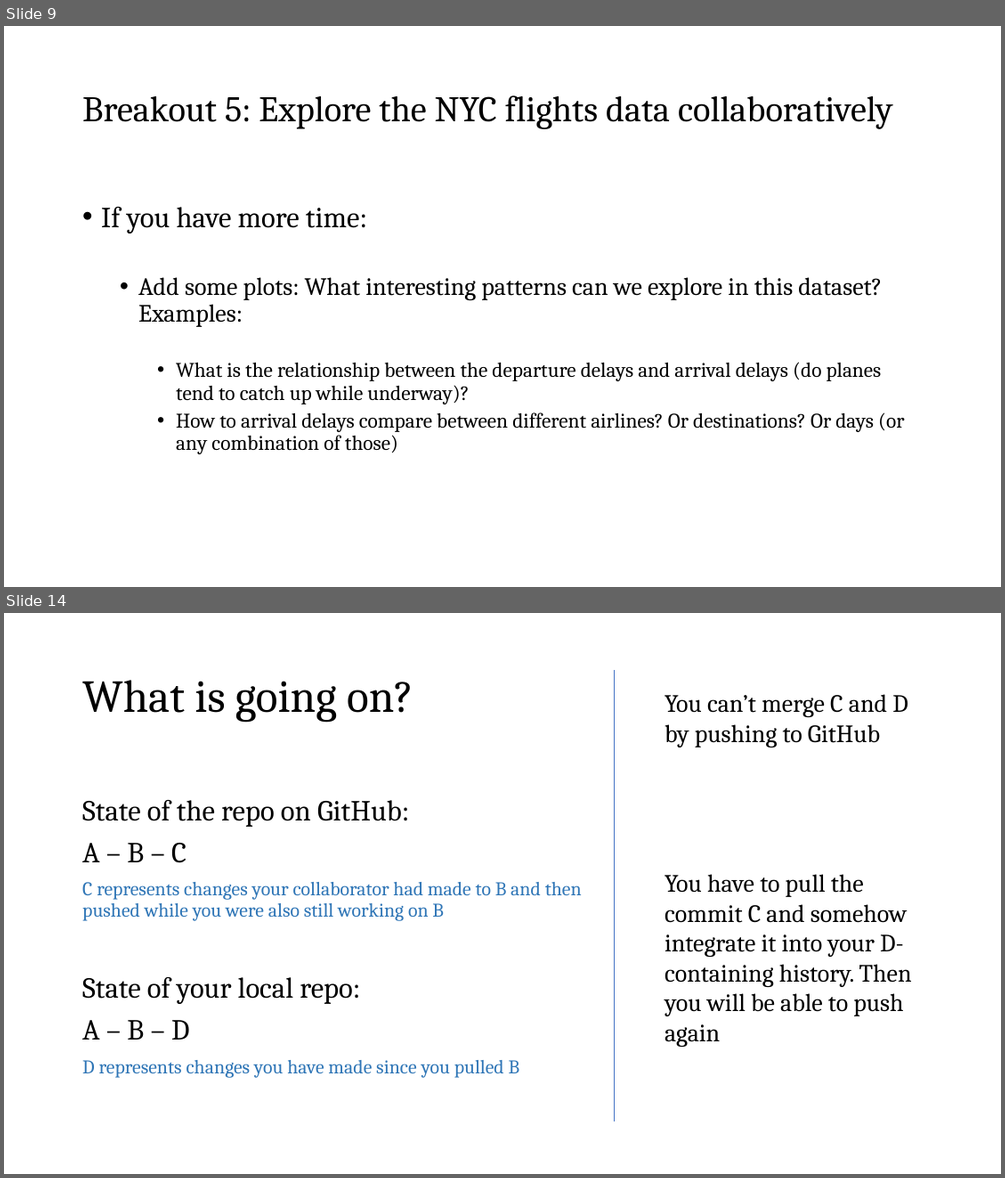
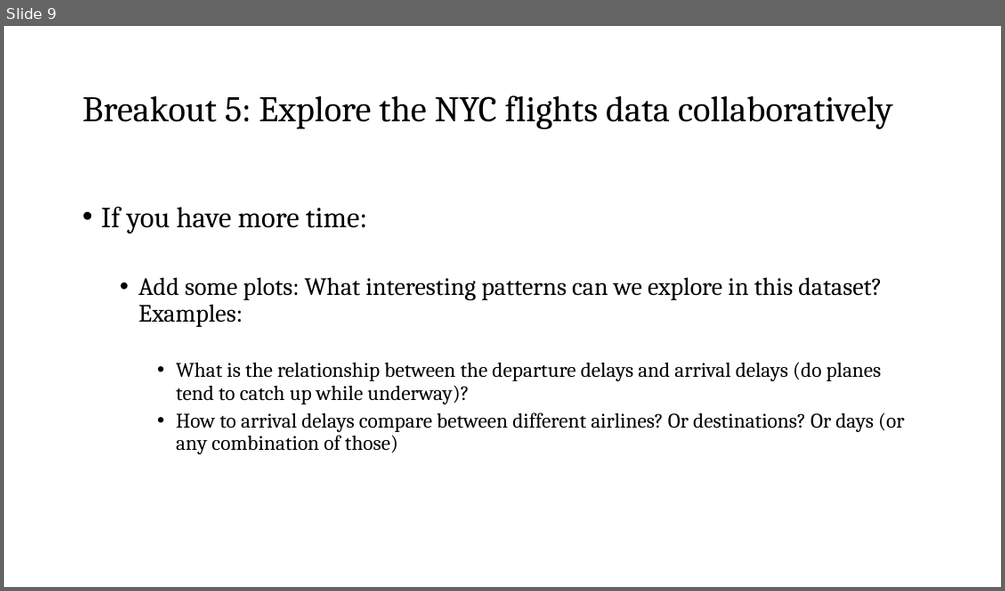
Before and after one commit to nt246/NTRES6940-data-science, a slide deck: slides/Slides_class10.pptx. Shown one above the other, each under a label of ours: slides 9 and 14 before the commit, slide 9 after it; the slides between them are not shown. The pictures are 1005x1178 and 1005x591 pixels, drawn with LibreOffice and Linux fonts; fonts in the diff are those of the drawing. Boxes give left, top, right and bottom in pixels: in the first picture for what was removed or moved away, otherwise in the second. Text is boxed around its words. In the diff, an @@ line names an element or a change of style, - is before the commit and + after.

```diff
--- a/slides/Slides_class10.pptx
+++ b/slides/Slides_class10.pptx
@@ slide 14 removed at (x1=4, y1=613, x2=1001, y2=1174), background #FFFFFF @@
@@ title removed at (x1=82, y1=680, x2=413, y2=722) @@
-What is going on?
@@ line removed from (614, 670) to (614, 1121) @@
@@ text removed at (x1=664, y1=694, x2=912, y2=1046) @@
-You can’t merge C and D by pushing to GitHub
-You have to pull the commit C and somehow integrate it into your D-containing history. Then you will be able to push again
@@ text removed at (x1=82, y1=800, x2=582, y2=1078) @@
-State of the repo on GitHub:
-A – B – C
-C represents changes your collaborator had made to B and then pushed while you were also still working on B
-State of your local repo:
-A – B – D
-D represents changes you have made since you pulled B
```
Also in this commit, not shown: 10 other slides removed, 2 other files.
